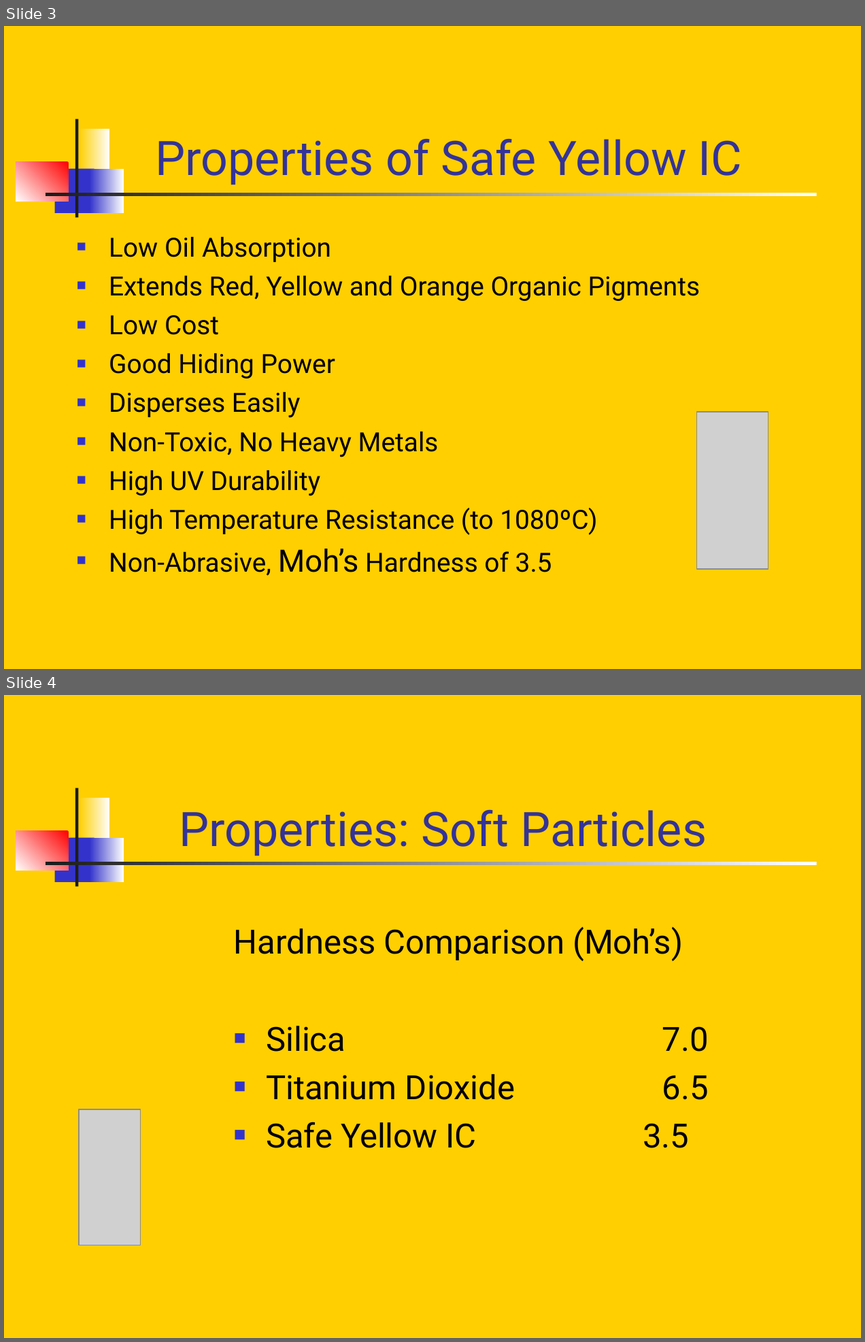
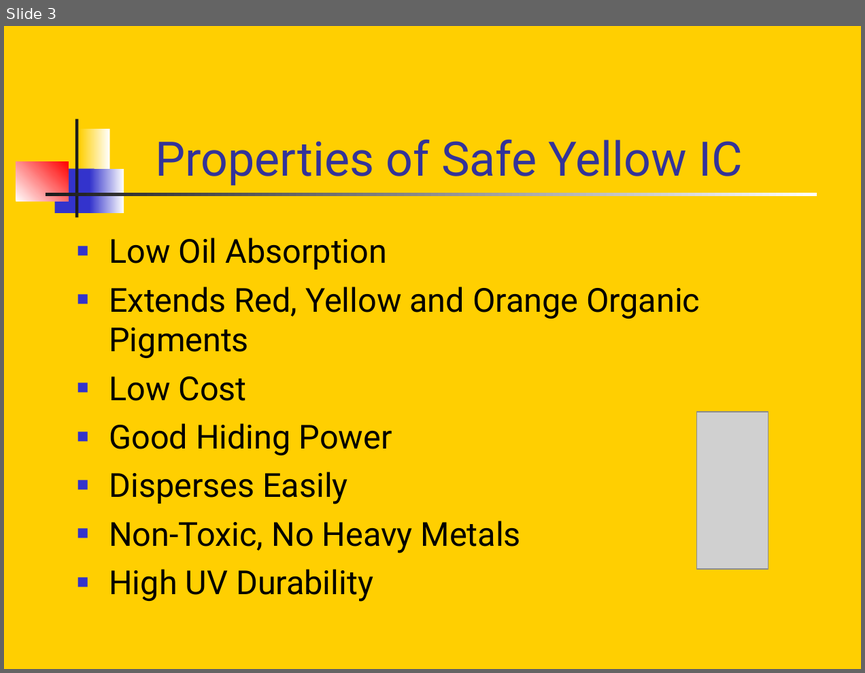
Before and after one commit to sirrice/safepigment, a slide deck: docs/safeyellowic.ppt. Shown one above the other, each under a label of ours: slides 3 and 4 before the commit, slide 3 after it. The pictures are 865x1342 and 865x673 pixels, drawn with LibreOffice and Linux fonts; fonts in the diff are those of the drawing; grey boxes stand for pictures. Boxes give left, top, right and bottom in pixels: in the first picture for what was removed or moved away, otherwise in the second. Text is boxed around its words. In the diff, an @@ line names an element or a change of style, - is before the commit and + after.

```diff
--- a/docs/safeyellowic.ppt
+++ b/docs/safeyellowic.ppt
@@ slide 4 removed at [4,695,861,1338], background #FFCF01; not listed: 6 template elements that a slide beside it also shows @@
@@ title removed at [179,810,706,856] @@
-Properties: Soft Particles
@@ text removed at [234,927,689,1148] @@
-Hardness Comparison (Moh’s)
-■ Silica 7.0
-■ Titanium Dioxide 6.5
-■ Safe Yellow IC 3.5
@@ picture removed at [79,1109,140,1244] @@
@@ slide 3 changed as well @@
@@ text "Low Oil Absorption" at [109,237,700,601]: size 22.2 to 27.8 pt; more space between paragraphs @@
@@ text at [109,507,597,575]: paragraphs removed @@
-■ High Temperature Resistance (to 1080ºC)
-■ Non-Abrasive, Moh’s Hardness of 3.5
```
Also in this commit, not shown: 7 other slides changed, 1 slide added, 1 other slide removed.
